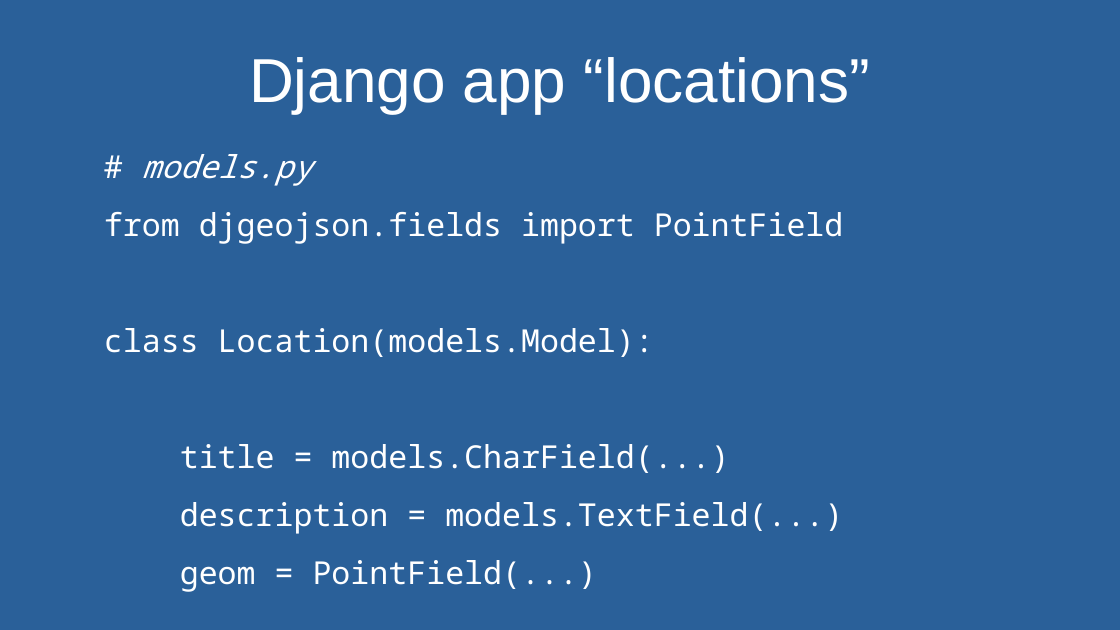
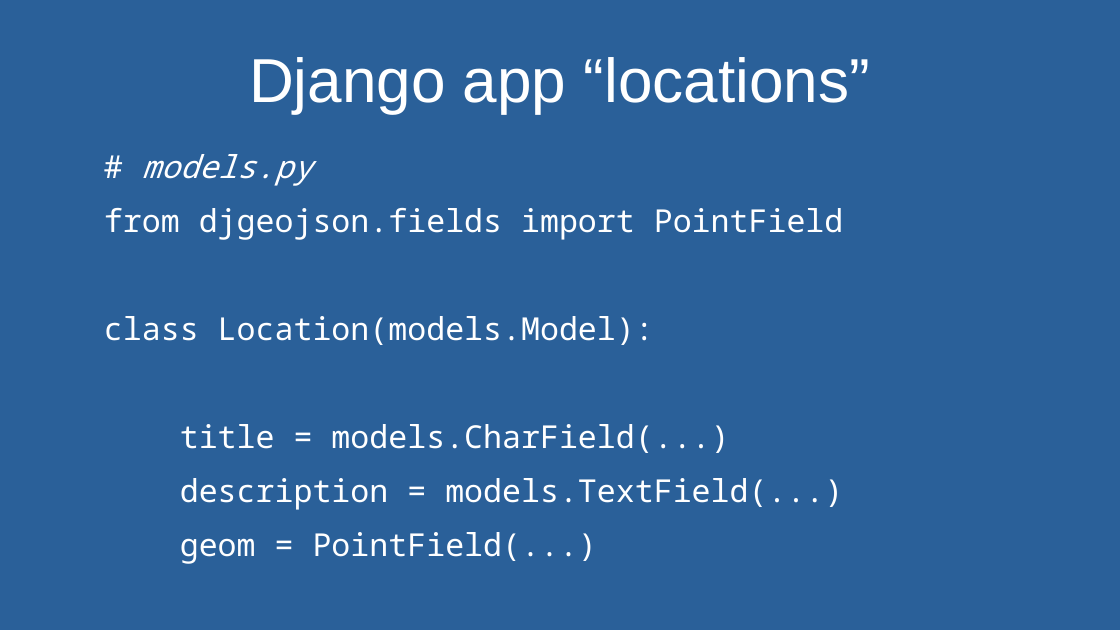
Before and after one commit to andywar65/map_swap_example, a slide deck: slide 8 of hypermedia_driven_maps.odp. Drawn at 1120x630 pixels with LibreOffice and Linux fonts; fonts in the diff are those of the drawing. Boxes give left, top, right and bottom in pixels: in the first picture for what was removed or moved away, otherwise in the second. Text is boxed around its words. In the diff, an @@ line names an element or a change of style, - is before the commit and + after.

```diff
--- a/hypermedia_driven_maps.odp
+++ b/hypermedia_driven_maps.odp
@@ text "# models.py" at box(104, 154, 844, 564): less space between paragraphs @@
```
Also in this commit, not shown: 3 other slides changed, 8 slides added.
